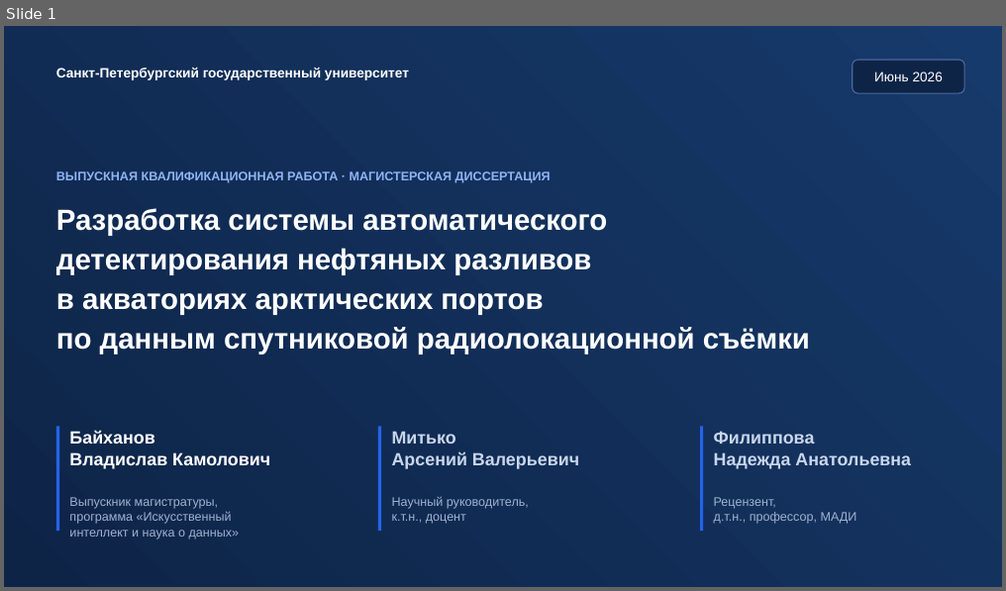
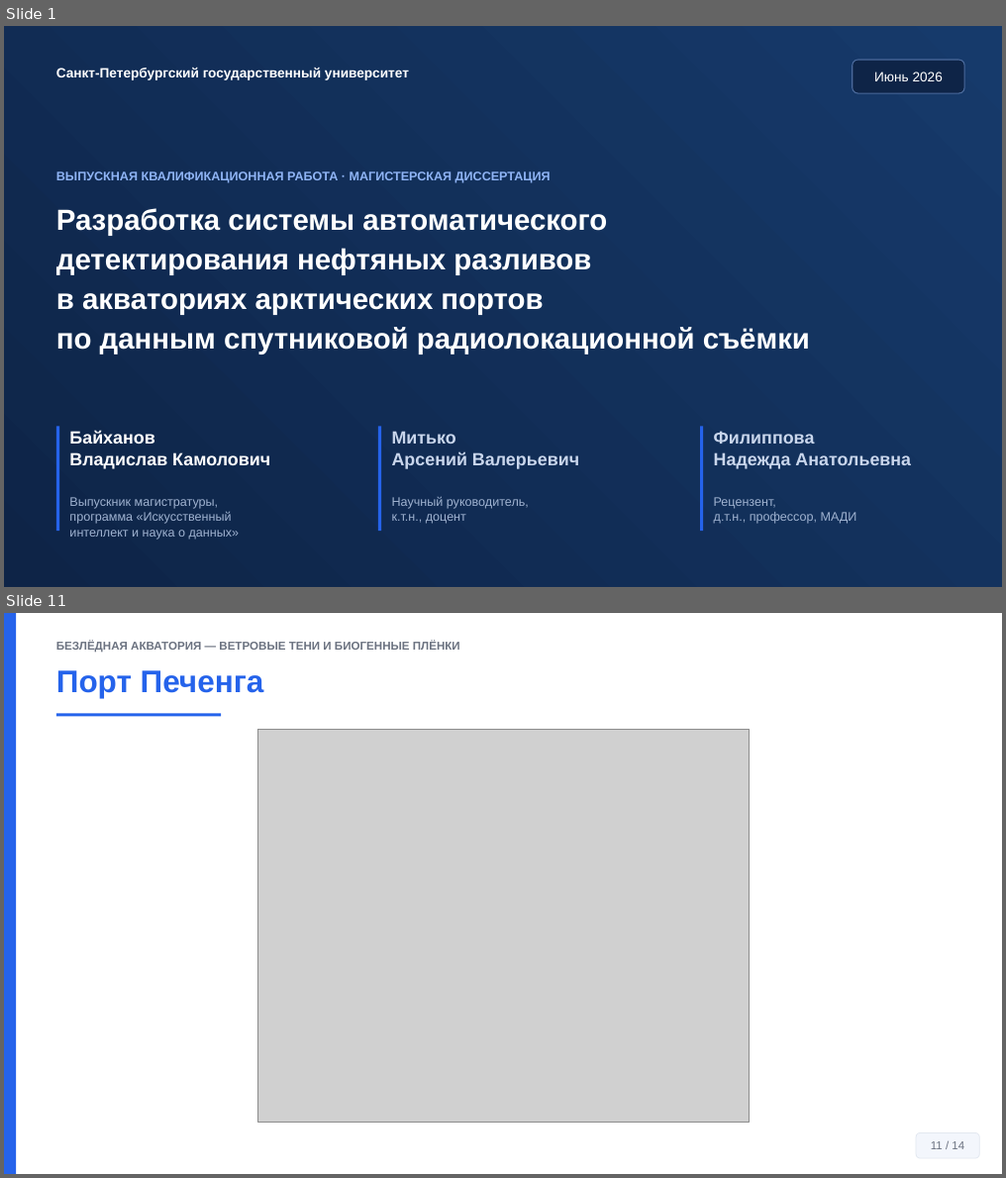
Before and after one commit to Confucius-hub/spbu_db_hw, a slide deck: thesis/vkr_final/Презентация_Финал_Байханов_2026.pptx. Shown one above the other, each under a label of ours: slide 1 before the commit, slides 1 and 11 after it; the slides between them are not shown. The pictures are 1006x591 and 1006x1178 pixels, drawn with LibreOffice and Linux fonts; fonts in the diff are those of the drawing; grey boxes stand for pictures. Boxes give left, top, right and bottom in pixels: in the first picture for what was removed or moved away, otherwise in the second. Text is boxed around its words. In the diff, an @@ line names an element or a change of style, - is before the commit and + after.

```diff
--- a/thesis/vkr_final/Презентация_Финал_Байханов_2026.pptx
+++ b/thesis/vkr_final/Презентация_Финал_Байханов_2026.pptx
@@ slide 11 added at <box>4,613,1002,1174</box>, background #FFFFFF @@
@@ rectangle added at <box>4,613,16,1174</box>, fill #2563EB @@
@@ text added at <box>56,641,460,652</box>, 11 pt, text #6B7280, bold @@
+БЕЗЛЁДНАЯ АКВАТОРИЯ — ВЕТРОВЫЕ ТЕНИ И БИОГЕННЫЕ ПЛЁНКИ
@@ text added at <box>56,670,264,698</box>, 30 pt, text #2563EB, bold @@
+Порт Печенга
@@ rectangle added at <box>56,713,221,716</box>, fill #2563EB @@
@@ picture added at <box>257,729,748,1122</box> @@
@@ rounded rectangle added at <box>916,1134,979,1158</box>, fill #F3F6FC, outline #E2E8F0 0.75 pt, 11 pt, text #6B7280 @@
+11 / 14
```
Also in this commit, not shown: 16 slides changed, 2 other slides added, 1 slide removed, 5 other files.
